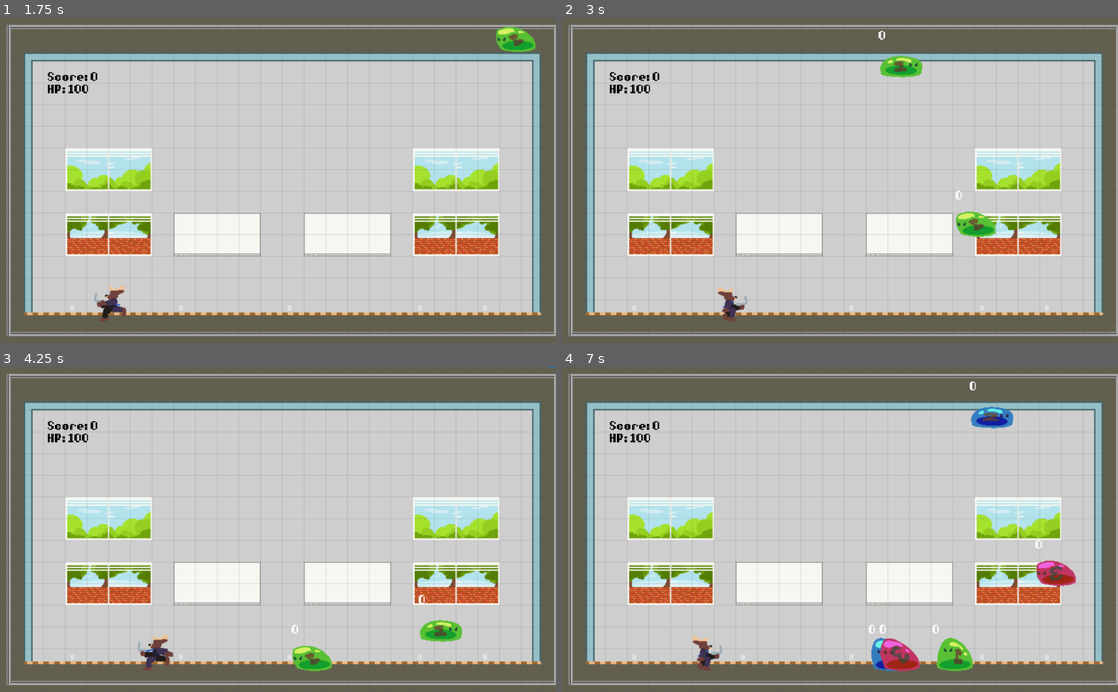
Above: before the commit, frames 1-4 (two rows, left to right).
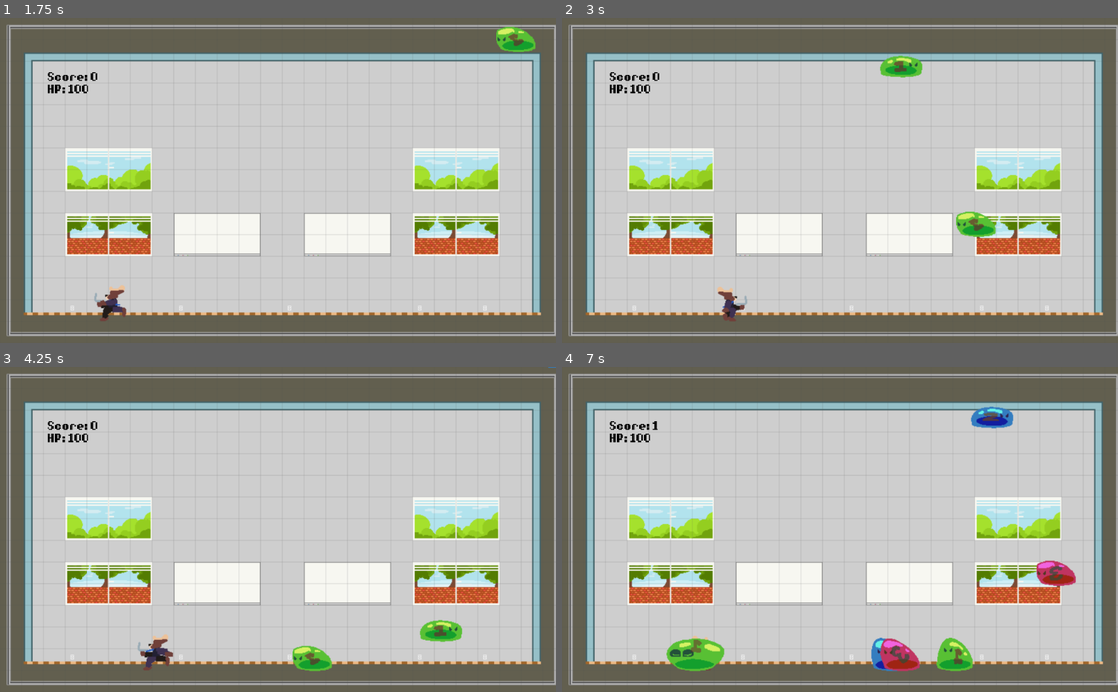
Above: after the commit, the same moments.

Repository: lseper/cornhacks-2023
Game: Godot game, scene res://scenes/intro.tscn
Two runs of this game, one before a commit and one after it. Both use one fixed random seed, a clock stepped at 60 frames per second and the inputs below. The engine's default icon, where the game draws it, is replaced by a stand-in: a white triangle on a blue panel in a dark square. Video files are missing from this copy of the repository; at most half a second of black plays in their place.
Inputs:
- Up to frame 1 (1.75 s): tap Enter (ui_accept) at 0.5, 0.77, 1.52 s; hold Right (move_right) 0.53-1.28 s; hold Left (move_left) from 1.28 s (still down)
- Up to frame 2 (3 s): release Left (move_left) at 2.03 s; hold Right (move_right) from 2.03 s (still down)
- Up to frame 3 (4.25 s): tap Enter (ui_accept) at 3.02, 3.77 s; release Right (move_right) at 3.53 s; hold Left (move_left) from 3.53 s (still down)
- Up to frame 4 (7 s): tap Enter (ui_accept) at 4.52, 6.02, 6.77 s; release Left (move_left) at 5.78 s; hold Right (move_right) from 5.78 s (still down)

Frame 1 is identical in both runs. In frame 2, less than 0.1% of the frame differs, in the area x 56-72%, y 3-56%; in frame 3, less than 0.1%; in frame 4, 1.0%, in the area x 16-87%, y 4-94%.

Commit message:
add enemy death animations and sounds

Diff:
--- a/game/actors/enemy.tscn
+++ b/game/actors/enemy.tscn
@@ -15,19 +15,11 @@
 [node name="Sprite" type="AnimatedSprite" parent="."]
 position = Vector2( 0, -29 )
 frames = ExtResource( 1 )
-animation = "1"
+animation = "3_death"
 
-[node name="CollisionShape2D" type="CollisionShape2D" parent="."]
+[node name="Collision" type="CollisionShape2D" parent="."]
 position = Vector2( 0, -21 )
 shape = SubResource( 2 )
-
-[node name="dbg_frame" type="RichTextLabel" parent="."]
-margin_left = -33.0
-margin_top = -67.0
-margin_right = 33.0
-margin_bottom = -27.0
-text = "0"
-scroll_active = false
 
 [node name="SlimeDeathSound" type="AudioStreamPlayer" parent="."]
 stream = ExtResource( 3 )
--- a/game/scripts/Enemy.gd
+++ b/game/scripts/Enemy.gd
@@ -1,6 +1,8 @@
 extends ActorBase
 
 class_name Enemy
+
+enum { LIVING, DYING, DEAD }
 
 export var direction = 1
 export var speed = 150
@@ -10,6 +12,7 @@
 var animation_scale = 1
 var animation_curve = 0
 var last = 0
+var state = LIVING
 
 signal enemy_killed(level)
 
@@ -30,6 +33,10 @@
 	if is_on_wall():
 		direction *= -1
 
+	if state == DYING:
+		velocity = Vector2(0, 0)
+		return
+
 	if direction == 1:
 		velocity.x = speed * next(delta)
 		sprite.flip_h = false
@@ -42,11 +49,18 @@
 
 func deal_damage():
 	$SlimeDeathSound.play()
+	$Collision.disabled = true
+	state = DYING
+	sprite.play(str(variant) + "_death")
+	gravity = Vector2(0, 0)
 	emit_signal("enemy_killed", variant)
-	queue_free()
 
 func get_damage():
 	return variant * 3
 
 func _on_animation_finished() -> void:
-	start_animation()
+	if state == DYING:
+		state = DEAD
+		queue_free()
+	else:
+		start_animation()
--- a/game/scripts/Manager.gd
+++ b/game/scripts/Manager.gd
@@ -28,6 +28,7 @@
 	enemy.variant = level
 	enemy.gravity.y = 180
 	enemy.position = Vector2(rand_range(150, 900), -8)
+	enemy.connect("enemy_killed", self, "_on_enemy_killed")
 	add_child(enemy)
 
 func spawn_wave():
@@ -37,5 +38,4 @@
 
 func _ready() -> void:
 	$AudioStreamPlayer.play()
-	enemy_scene.connect("enemy_killed", self, "_on_enemy_killed")
 	spawn_wave()
--- a/game/sprites/enemy.tres
+++ b/game/sprites/enemy.tres
@@ -18,6 +18,45 @@
 [ext_resource path="res://sprites/slime/move/3_slime/3_slime4.png" type="Texture" id=16]
 [ext_resource path="res://sprites/slime/move/3_slime/3_slime5.png" type="Texture" id=17]
 [ext_resource path="res://sprites/slime/move/2_slime/2_slime4.png" type="Texture" id=18]
+[ext_resource path="res://sprites/slime/death/1_slime_death3.png" type="Texture" id=19]
+[ext_resource path="res://sprites/slime/death/1_slime_death2.png" type="Texture" id=20]
+[ext_resource path="res://sprites/slime/death/1_slime_death1.png" type="Texture" id=21]
+[ext_resource path="res://sprites/slime/death/1_slime_death5.png" type="Texture" id=22]
+[ext_resource path="res://sprites/slime/death/1_slime_death8.png" type="Texture" id=23]
+[ext_resource path="res://sprites/slime/death/1_slime_death4.png" type="Texture" id=24]
+[ext_resource path="res://sprites/slime/death/1_slime_death7.png" type="Texture" id=25]
+[ext_resource path="res://sprites/slime/death/1_slime_death9.png" type="Texture" id=26]
+[ext_resource path="res://sprites/slime/death/1_slime_death6.png" type="Texture" id=27]
+[ext_resource path="res://sprites/slime/death/1_slime_death10.png" type="Texture" id=28]
+[ext_resource path="res://sprites/slime/death/1_slime_death11.png" type="Texture" id=29]
+[ext_resource path="res://sprites/slime/death/1_slime_death12.png" type="Texture" id=30]
+[ext_resource path="res://sprites/slime/death/1_slime_death13.png" type="Texture" id=31]
+[ext_resource path="res://sprites/slime 2/death/2_slime_death1.png" type="Texture" id=32]
+[ext_resource path="res://sprites/slime 2/death/2_slime_death2.png" type="Texture" id=33]
+[ext_resource path="res://sprites/slime 2/death/2_slime_death11.png" type="Texture" id=34]
+[ext_resource path="res://sprites/slime 2/death/2_slime_death12.png" type="Texture" id=35]
+[ext_resource path="res://sprites/slime 2/death/2_slime_death13.png" type="Texture" id=36]
+[ext_resource path="res://sprites/slime 2/death/2_slime_death3.png" type="Texture" id=37]
+[ext_resource path="res://sprites/slime 2/death/2_slime_death4.png" type="Texture" id=38]
+[ext_resource path="res://sprites/slime 2/death/2_slime_death5.png" type="Texture" id=39]
+[ext_resource path="res://sprites/slime 2/death/2_slime_death6.png" type="Texture" id=40]
+[ext_resource path="res://sprites/slime 2/death/2_slime_death7.png" type="Texture" id=41]
+[ext_resource path="res://sprites/slime 2/death/2_slime_death8.png" type="Texture" id=42]
+[ext_resource path="res://sprites/slime 2/death/2_slime_death9.png" type="Texture" id=43]
+[ext_resource path="res://sprites/slime 2/death/2_slime_death10.png" type="Texture" id=44]
+[ext_resource path="res://sprites/slime 3/death/3_slime_death11.png" type="Texture" id=45]
+[ext_resource path="res://sprites/slime 3/death/3_slime_death4.png" type="Texture" id=46]
+[ext_resource path="res://sprites/slime 3/death/3_slime_death5.png" type="Texture" id=47]
+[ext_resource path="res://sprites/slime 3/death/3_slime_death6.png" type="Texture" id=48]
+[ext_resource path="res://sprites/slime 3/death/3_slime_death7.png" type="Texture" id=49]
+[ext_resource path="res://sprites/slime 3/death/3_slime_death8.png" type="Texture" id=50]
+[ext_resource path="res://sprites/slime 3/death/3_slime_death9.png" type="Texture" id=51]
+[ext_resource path="res://sprites/slime 3/death/3_slime_death10.png" type="Texture" id=52]
+[ext_resource path="res://sprites/slime 3/death/3_slime_death12.png" type="Texture" id=53]
+[ext_resource path="res://sprites/slime 3/death/3_slime_death13.png" type="Texture" id=54]
+[ext_resource path="res://sprites/slime 3/death/3_slime_death1.png" type="Texture" id=55]
+[ext_resource path="res://sprites/slime 3/death/3_slime_death2.png" type="Texture" id=56]
+[ext_resource path="res://sprites/slime 3/death/3_slime_death3.png" type="Texture" id=57]
 
 [resource]
 animations = [ {
@@ -26,13 +65,28 @@
 "name": "1",
 "speed": 5.0
 }, {
+"frames": [ ExtResource( 21 ), ExtResource( 20 ), ExtResource( 19 ), ExtResource( 24 ), ExtResource( 22 ), ExtResource( 27 ), ExtResource( 25 ), ExtResource( 23 ), ExtResource( 26 ), ExtResource( 28 ), ExtResource( 29 ), ExtResource( 30 ), ExtResource( 31 ) ],
+"loop": true,
+"name": "1_death",
+"speed": 5.0
+}, {
 "frames": [ ExtResource( 15 ), ExtResource( 13 ), ExtResource( 7 ), ExtResource( 18 ), ExtResource( 11 ), ExtResource( 9 ) ],
 "loop": true,
 "name": "2",
+"speed": 5.0
+}, {
+"frames": [ ExtResource( 32 ), ExtResource( 33 ), ExtResource( 37 ), ExtResource( 38 ), ExtResource( 39 ), ExtResource( 40 ), ExtResource( 41 ), ExtResource( 42 ), ExtResource( 43 ), ExtResource( 44 ), ExtResource( 34 ), ExtResource( 35 ), ExtResource( 36 ) ],
+"loop": true,
+"name": "2_death",
 "speed": 5.0
 }, {
 "frames": [ ExtResource( 12 ), ExtResource( 10 ), ExtResource( 8 ), ExtResource( 16 ), ExtResource( 17 ), ExtResource( 14 ) ],
 "loop": true,
 "name": "3",
 "speed": 5.0
+}, {
+"frames": [ ExtResource( 55 ), ExtResource( 56 ), ExtResource( 57 ), ExtResource( 46 ), ExtResource( 47 ), ExtResource( 48 ), ExtResource( 49 ), ExtResource( 50 ), ExtResource( 51 ), ExtResource( 52 ), ExtResource( 45 ), ExtResource( 53 ), ExtResource( 54 ) ],
+"loop": true,
+"name": "3_death",
+"speed": 5.0
 } ]
Not shown: 1 places in game/sprites/enemy.tres that only renumber resources
Not shown, added: game/sprites/slime 3/death/3_slime_death1.png.import
Not shown, added: game/sprites/slime 3/death/3_slime_death10.png.import
Not shown, added: game/sprites/slime 3/death/3_slime_death11.png.import
Not shown, added: game/sprites/slime 3/death/3_slime_death12.png.import
Not shown, added: game/sprites/slime 3/death/3_slime_death13.png.import
Not shown, added: game/sprites/slime 3/death/3_slime_death2.png.import
Not shown, added: game/sprites/slime 3/death/3_slime_death3.png.import
Not shown, added: game/sprites/slime 3/death/3_slime_death4.png.import
Not shown, added: game/sprites/slime 3/death/3_slime_death5.png.import
Not shown, added: game/sprites/slime 3/death/3_slime_death6.png.import
Not shown, added: game/sprites/slime 3/death/3_slime_death7.png.import
(and 2 more such lines)
